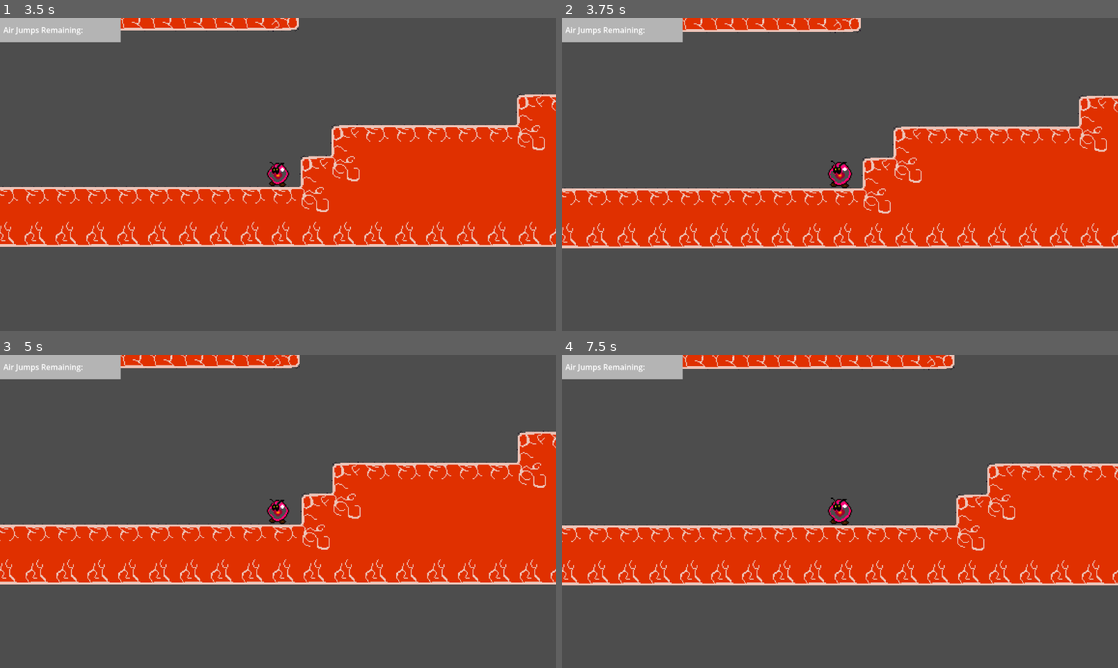
Above: before the commit, frames 1-4 (two rows, left to right).
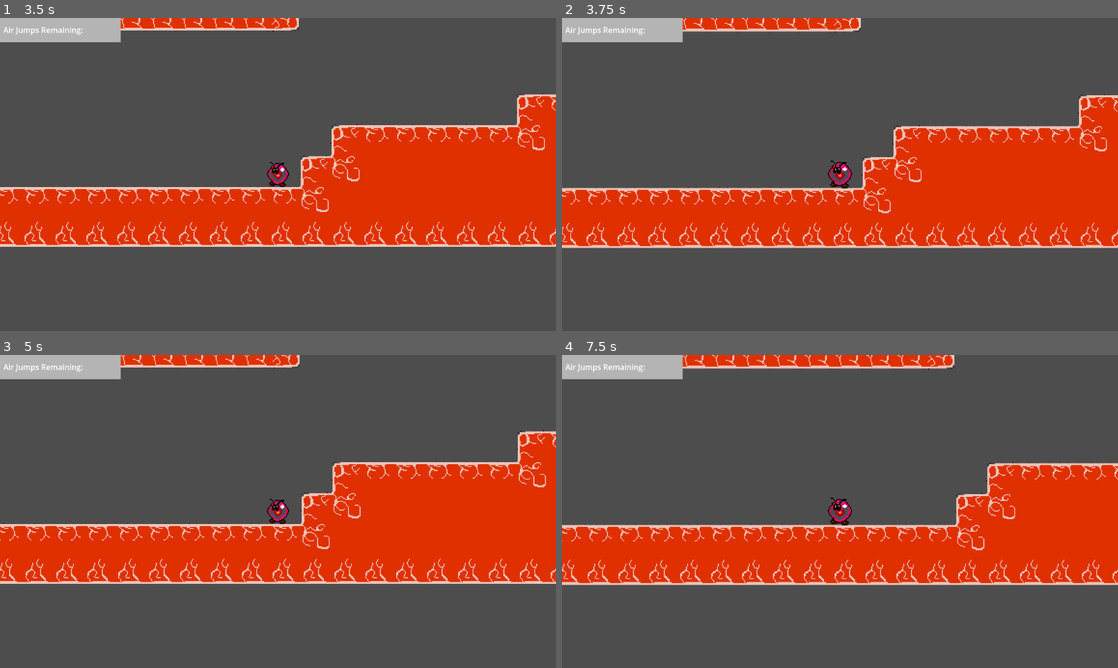
Above: after the commit, the same moments.

Repository: 2026-Hackathon/UnderYourSkin
Game: Godot game, scene res://TempScene.tscn
Same seed, same stepped clock (60 frames per second), same inputs: the game is played once before the commit and once after it.
Inputs (mouse positions are in pixels of both pictures, inside the frame that each line leads up to):
- Up to frame 1 (3.5 s): tap Enter at 0.5, 2.75 s; move the mouse to (250, 237) at 0.52 s; click (250, 237) at 0.67 s; tap Space at 1.25 s; drag from (444, 221) to (250, 237) at 1.27 s; move the mouse to (111, 127) at 2.02 s; click (111, 127) at 2.17 s; drag from (305, 174) to (111, 127) at 2.77 s
- Up to frame 2 (3.75 s): move the mouse to (756, 96) at 3.52 s; click (756, 96) at 3.67 s
- Up to frame 3 (5 s): tap Space at 4.25 s; drag from (400, 495) to (194, 433) at 4.27 s
- Up to frame 4 (7.5 s): move the mouse to (728, 527) at 5.02 s; click (728, 527) at 5.17 s; tap Enter at 5.75 s; drag from (895, 442) to (728, 527) at 5.77 s; move the mouse to (812, 574) at 6.52 s; click (812, 574) at 6.67 s; drag from (1006, 558) to (812, 574) at 7.27 s

Frame 1 is identical in both runs. In frame 2, 2.7% of the frame differs, in the area x 0-100%, y 0-74%; in frame 3, 2.6%; in frame 4, 2.7%.

Commit message:
Change bounce speed bounds
caused infinite bounce if velocity around 22-23 in impact

Diff:
--- a/under-your-skin/Scripts/player_character.gd
+++ b/under-your-skin/Scripts/player_character.gd
@@ -86,7 +86,7 @@
 		if bounce_value > 0.0:
 			# FIXED: Check pre_move velocity AND collision normal direction
 			var speed_into_surface = -pre_move_velocity.dot(normal)
-			if speed_into_surface > 20.0:  # Moving INTO surface
+			if speed_into_surface > 30.0:  # Moving INTO surface
 				velocity = pre_move_velocity.bounce(normal) * bounce_value
 				print("BOUNCE! Normal: ", normal, " Speed into surface: ", speed_into_surface)
 
